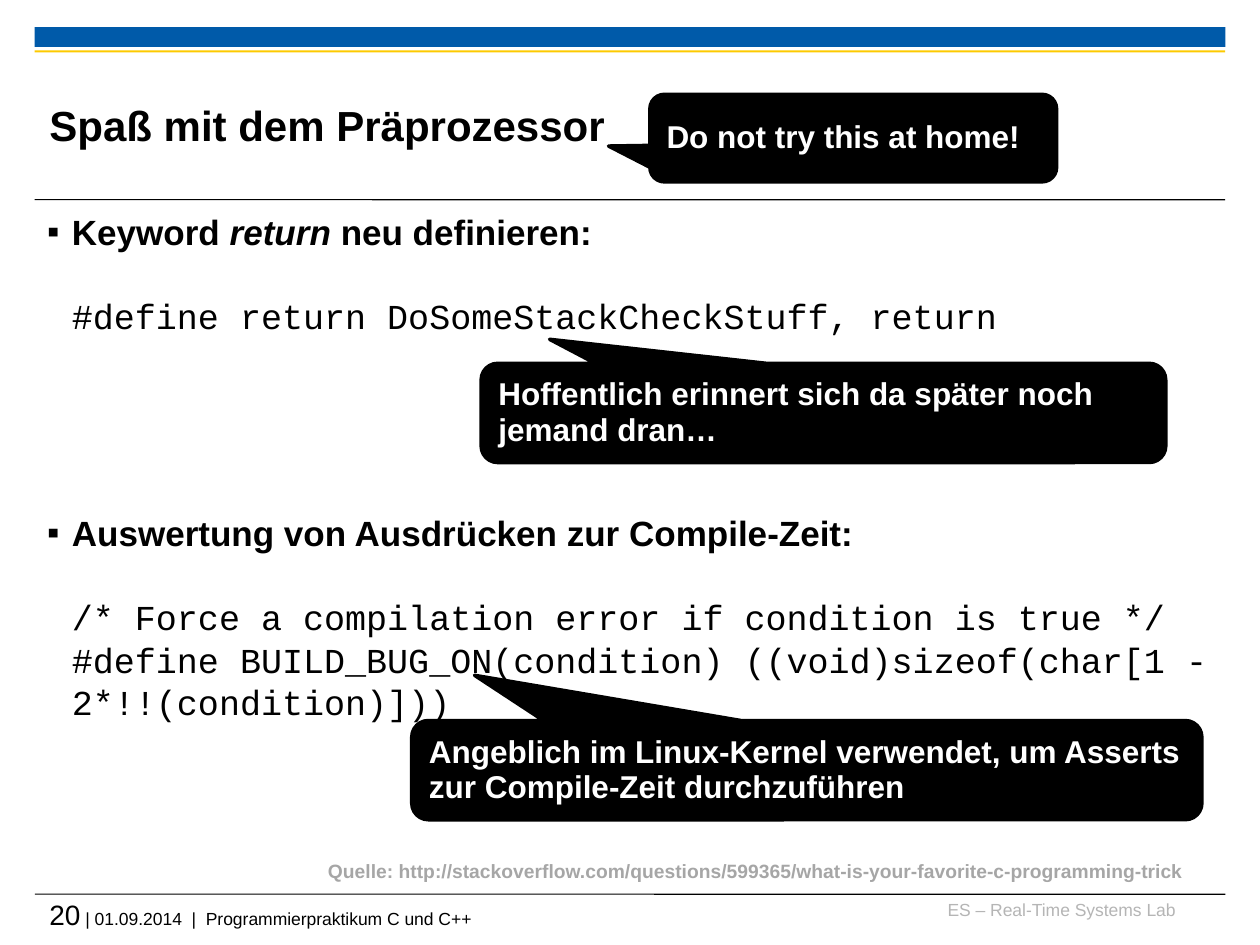
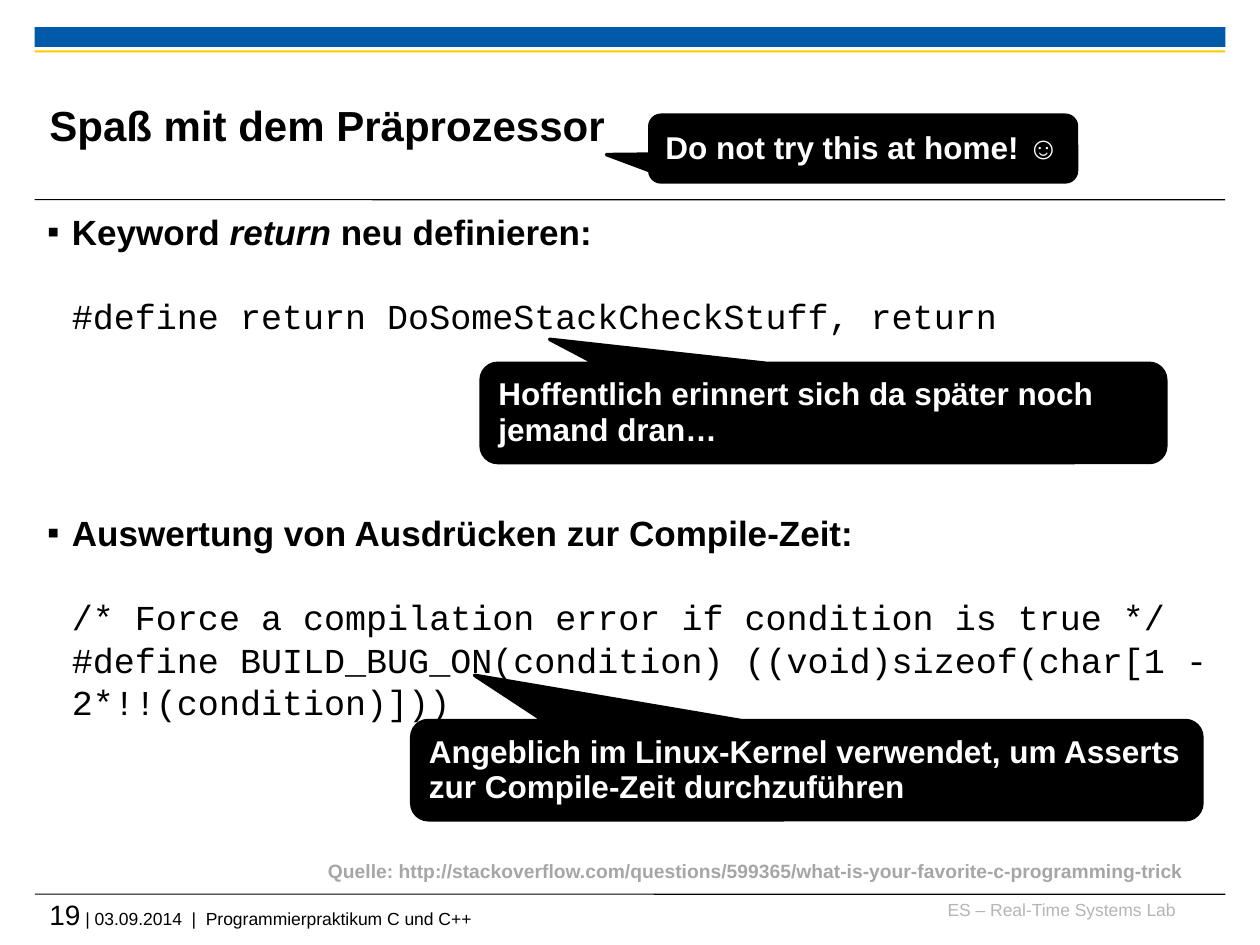
Before and after one commit to h82k/tud-cppp, a slide deck: slide 19 of Vorlesung/1 Einführung.pptx (slide 20 before the commit). Drawn at 1260x945 pixels with LibreOffice and Linux fonts; fonts in the diff are those of the drawing; background and template pictures are left out. Boxes give left, top, right and bottom in pixels: in the first picture for what was removed or moved away, otherwise in the second. Text is boxed around its words. In the diff, an @@ line names an element or a change of style, - is before the commit and + after.

```diff
--- a/Vorlesung/1 Einführung.pptx
+++ b/Vorlesung/1 Einführung.pptx
@@ rounded speech box "Do not try this at ..." resized from (x1=650, y1=94, x2=1057, y2=183) to (x1=650, y1=116, x2=1077, y2=183) @@
@@ text in rounded speech box at (x1=665, y1=136, x2=1018, y2=165): text changed @@
-Do not try this at home!
+Do not try this at home! ☺
@@ text at (x1=49, y1=905, x2=471, y2=929): text changed @@
-20 | 01.09.2014 | Programmierpraktikum C und C++
+19 | 03.09.2014 | Programmierpraktikum C und C++
```
Also in this commit, not shown: 2 other slides changed, 1 slide removed, 2 other files.
